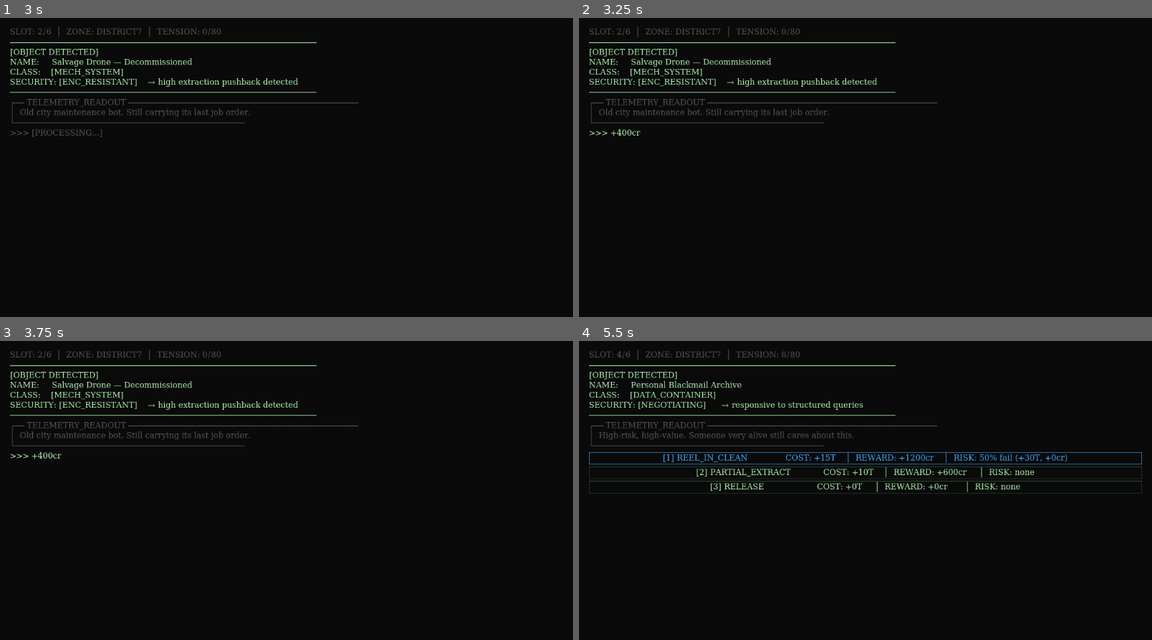
Above: before the commit, frames 1-4 (two rows, left to right).
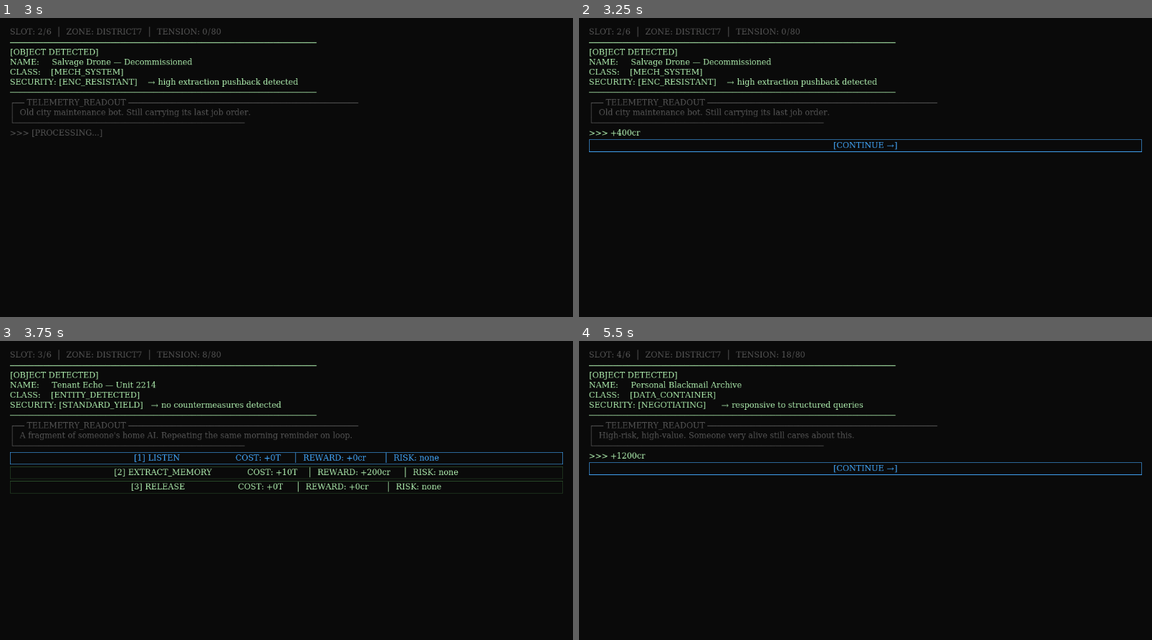
Above: after the commit, the same moments.

Repository: Teeohbee/deadcast
Game: Godot game, scene res://scenes/title_screen/TitleScreen.tscn
The game is run twice, just before and just after one commit, with the same random seed, the same clock (stepped at 60 frames per second) and the same inputs.
Inputs (mouse positions are in pixels of both pictures, inside the frame that each line leads up to):
- Up to frame 1 (3 s): click "new game" at 0.5 s; click "▶ dive" at 1.25 s; click "[1] LISTEN COST: +0T │ REWARD…" at 2 s; click "[1] STRIP_FOR_PARTS COST: +8T…" at 2.75 s
- Up to frame 2 (3.25 s): no input
- Up to frame 3 (3.75 s): click (286, 469) at 3.5 s, where only the run after the commit has a clickable "[CONTINUE →]"
- Up to frame 4 (5.5 s): click (865, 472) at 4.25 s, where only the run after the commit has a clickable "[2] EXTRACT_MEMORY COST: +10T…"; click (865, 457) at 5 s, where only the run after the commit has a clickable "[1] REEL_IN_CLEAN COST: +15T …"

Frame 1 is identical in both runs. In frame 2, 0.6% of the frame differs, in the area x 1-99%, y 40-45%; in frame 3, 3.9%, in the area x 1-99%, y 4-52%; in frame 4, 3.2%.

Commit message:
feat: result beats require player dismissal
Replace the 1.5s auto-advance timer with a [CONTINUE →] button that
appears after the result animation settles. Player reads at their own
pace before advancing to the next slot.

Diff:
--- a/scenes/dive_run/CatchEvent.gd
+++ b/scenes/dive_run/CatchEvent.gd
@@ -3,6 +3,7 @@
 extends Control
 
 signal option_selected(index: int)
+signal result_dismissed
 
 @onready var hud_label: Label = $VBoxContainer/HUDLabel
 @onready var name_label: Label = $VBoxContainer/NameLabel
@@ -113,6 +114,14 @@
 	label.text = ">>> " + text
 	UIStyle.apply_label(label, color)
 
+	var btn := Button.new()
+	btn.text = "[CONTINUE →]"
+	btn.focus_mode = Control.FOCUS_ALL
+	UIStyle.apply_button(btn)
+	btn.pressed.connect(result_dismissed.emit)
+	options_container.add_child(btn)
+	btn.grab_focus()
+
 func _type_tag(catch_type: CatchData.CatchType) -> String:
 	match catch_type:
 		CatchData.CatchType.DATA:   return "[DATA_CONTAINER]"
--- a/scenes/dive_run/DiveRun.gd
+++ b/scenes/dive_run/DiveRun.gd
@@ -5,7 +5,6 @@
 @export var terminal_overload_scene: PackedScene = preload("res://scenes/dive_run/TerminalOverloadMini.tscn")
 
 const ROD_DAMAGE_TENSION_PENALTY: int = 25
-const RESULT_BEAT_SECS: float = 1.5
 @onready var line_system: LineSystem = $LineSystem
 @onready var catch_container: Control = $CatchContainer
 
@@ -178,9 +177,9 @@
 			_apply_option(option, catch_data)
 
 func _show_result_beat(text: String, color: Color) -> void:
-	if _current_event:
+	if _current_event and not _snapped:
 		_current_event.show_result(text, color)
-	await get_tree().create_timer(RESULT_BEAT_SECS).timeout
+		await _current_event.result_dismissed
 
 func _apply_and_record(option: CatchOption, catch_data: CatchData) -> void:
 	line_system.apply_tension(option.tension_delta)
